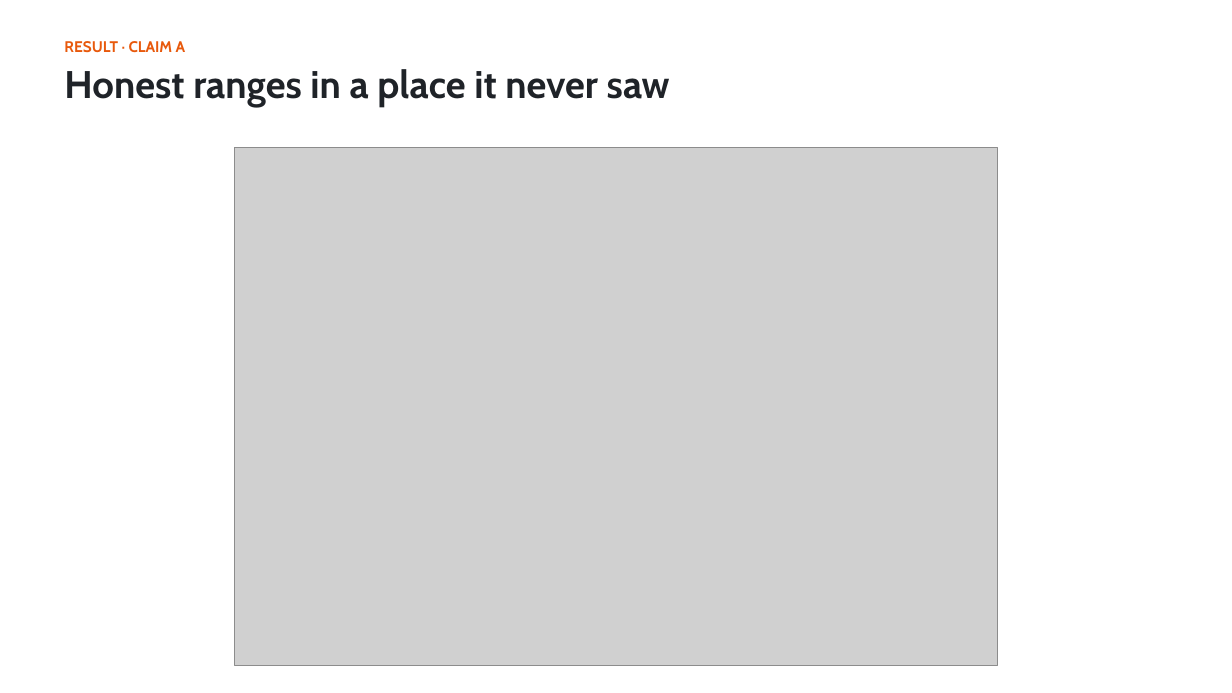
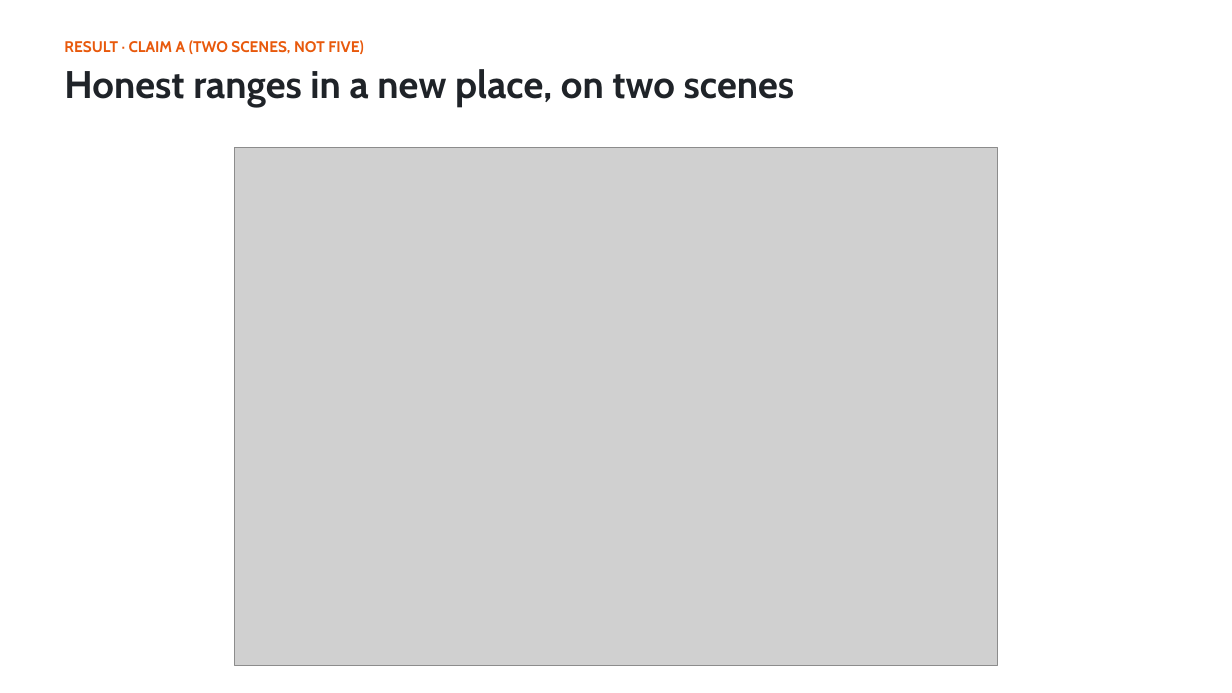
Before and after one commit to shiinalight/Foresight, a slide deck: slide 6 of deck/Foresight.pptx. Drawn at 1232x693 pixels with LibreOffice and Linux fonts; fonts in the diff are those of the drawing; grey boxes stand for pictures. Boxes give left, top, right and bottom in pixels: in the first picture for what was removed or moved away, otherwise in the second. Text is boxed around its words. In the diff, an @@ line names an element or a change of style, - is before the commit and + after.

```diff
--- a/deck/Foresight.pptx
+++ b/deck/Foresight.pptx
@@ text at (64, 40, 364, 54): text changed @@
-RESULT · CLAIM A
+RESULT · CLAIM A (TWO SCENES, NOT FIVE)
@@ text at (64, 69, 795, 107): text changed @@
-Honest ranges in a place it never saw
+Honest ranges in a new place, on two scenes
```
Also in this commit, not shown: 2 other slides changed, 1 slide added, 1 slide removed, 2 other files.
